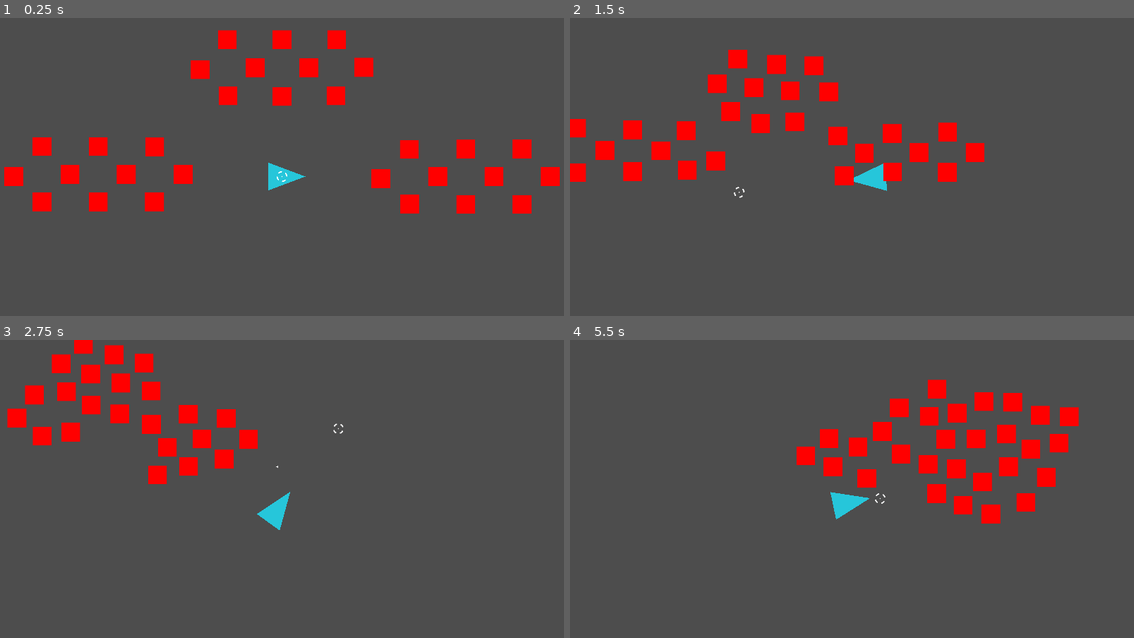
Above: before the commit, frames 1-4 (two rows, left to right).
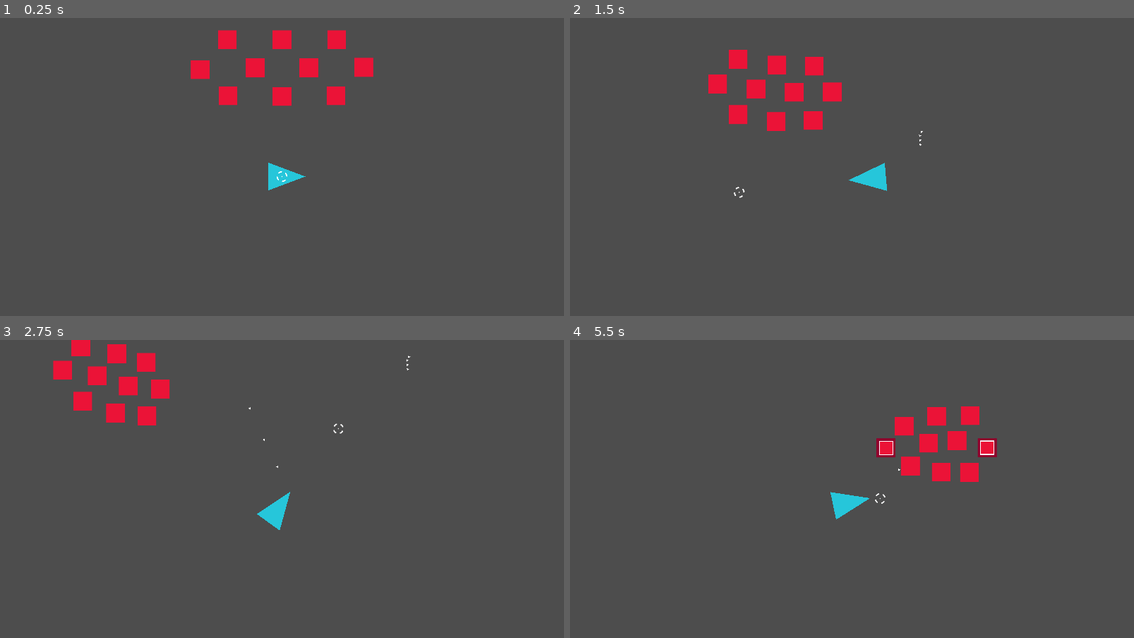
Above: after the commit, the same moments.

Repository: LordChildConsumer/MiniHordeShooter
Game: Godot game, scene res://main.tscn
Two runs of this game, one before a commit and one after it. Both use one fixed random seed, a clock stepped at 60 frames per second and the inputs below. The engine's default icon, where the game draws it, is replaced by a stand-in: a white triangle on a blue panel in a dark square.
Inputs (mouse positions are in pixels of both pictures, inside the frame that each line leads up to):
- Up to frame 1 (0.25 s): no input
- Up to frame 2 (1.5 s): move the mouse to (976, 161) at 0.52 s; press the mouse at (976, 161) at 0.53 s; hold D (move_right) 0.53-1.28 s; move the mouse to (739, 193) at 1.27 s; release the mouse at (739, 193) at 1.28 s; hold S (move_down) from 1.28 s (still down); click (739, 193) at 1.35 s
- Up to frame 3 (2.75 s): move the mouse to (338, 429) at 2.02 s; release S (move_down) at 2.03 s; press the mouse at (338, 429) at 2.03 s; hold D (move_right) from 2.03 s (still down)
- Up to frame 4 (5.5 s): move the mouse to (823, 560) at 2.77 s; release D (move_right) at 2.78 s; release the mouse at (823, 560) at 2.78 s; hold W (move_up) 2.78-3.53 s; click (823, 560) at 2.85 s; move the mouse to (1021, 545) at 3.52 s; press the mouse at (1021, 545) at 3.53 s; hold A (move_left) 3.53-5.03 s; move the mouse to (682, 450) at 4.27 s; release the mouse at (682, 450) at 4.28 s; click (682, 450) at 4.35 s; move the mouse to (880, 497) at 5.02 s; press the mouse at (880, 497) at 5.03 s; hold S (move_down) from 5.03 s (still down)

The runs differ from the first frame. In frame 1, 6.4% of the frame differs, in the area x 0-100%, y 4-66%; in frame 2, 6.6%; in frame 3, 5.7%; in frame 4, 7.7%, in the area x 40-91%, y 13-62%.

Commit message:
Grunt health shader

Diff:
--- a/enemy/grunt.tscn
+++ b/enemy/grunt.tscn
@@ -1,12 +1,44 @@
-[gd_scene load_steps=7 format=3 uid="uid://ekoiptpmfgic"]
+[gd_scene load_steps=10 format=3 uid="uid://ekoiptpmfgic"]
 
 [ext_resource type="PackedScene" uid="uid://buw2e4iufgd6b" path="res://enemy/base/enemy.tscn" id="1_teq23"]
+[ext_resource type="Material" uid="uid://c3wjdvchc6q7e" path="res://shaders/enemy/grunt/grunt_health_shader.tres" id="2_7fp8q"]
+[ext_resource type="Script" path="res://enemy/grunt_polygon.gd" id="3_v6vo6"]
+
+[sub_resource type="PlaceholderTexture2D" id="PlaceholderTexture2D_4r1f1"]
+size = Vector2(64, 64)
 
 [sub_resource type="RectangleShape2D" id="RectangleShape2D_nvqnh"]
 size = Vector2(64, 64)
 
 [sub_resource type="CircleShape2D" id="CircleShape2D_apq5i"]
 radius = 32.0
+
+[sub_resource type="Animation" id="Animation_qkea6"]
+length = 0.001
+tracks/0/type = "value"
+tracks/0/imported = false
+tracks/0/enabled = true
+tracks/0/path = NodePath("Sprite:rotation")
+tracks/0/interp = 1
+tracks/0/loop_wrap = true
+tracks/0/keys = {
+"times": PackedFloat32Array(0),
+"transitions": PackedFloat32Array(1),
+"update": 0,
+"values": [0.0]
+}
+tracks/1/type = "value"
+tracks/1/imported = false
+tracks/1/enabled = true
+tracks/1/path = NodePath("Hitbox:rotation")
+tracks/1/interp = 1
+tracks/1/loop_wrap = true
+tracks/1/keys = {
+"times": PackedFloat32Array(0),
+"transitions": PackedFloat32Array(1),
+"update": 0,
+"values": [0.0]
+}
 
 [sub_resource type="Animation" id="Animation_deu46"]
 resource_name = "auto"
@@ -37,33 +69,6 @@
 "values": [0.0, 6.28319]
 }
 
-[sub_resource type="Animation" id="Animation_qkea6"]
-length = 0.001
-tracks/0/type = "value"
-tracks/0/imported = false
-tracks/0/enabled = true
-tracks/0/path = NodePath("Sprite:rotation")
-tracks/0/interp = 1
-tracks/0/loop_wrap = true
-tracks/0/keys = {
-"times": PackedFloat32Array(0),
-"transitions": PackedFloat32Array(1),
-"update": 0,
-"values": [0.0]
-}
-tracks/1/type = "value"
-tracks/1/imported = false
-tracks/1/enabled = true
-tracks/1/path = NodePath("Hitbox:rotation")
-tracks/1/interp = 1
-tracks/1/loop_wrap = true
-tracks/1/keys = {
-"times": PackedFloat32Array(0),
-"transitions": PackedFloat32Array(1),
-"update": 0,
-"values": [0.0]
-}
-
 [sub_resource type="AnimationLibrary" id="AnimationLibrary_w7pbo"]
 _data = {
 "RESET": SubResource("Animation_qkea6"),
@@ -74,15 +79,21 @@
 collision_layer = 8
 collision_mask = 9
 
-[node name="Polygon2D" type="Polygon2D" parent="Sprite" index="0"]
+[node name="GruntPolygon" type="Polygon2D" parent="Sprite" index="0" node_paths=PackedStringArray("health_component")]
+material = ExtResource("2_7fp8q")
 color = Color(1, 0, 0, 1)
+texture = SubResource("PlaceholderTexture2D_4r1f1")
 polygon = PackedVector2Array(-32, -32, -32, 32, 32, 32, 32, -32)
+uv = PackedVector2Array(0, 0, 0, 64, 64, 64, 64, 0)
+script = ExtResource("3_v6vo6")
+health_component = NodePath("../../Health")
 
 [node name="Health" parent="." index="1"]
-max_health = 20
-health = 20
+max_health = 30
+health = 30
 
 [node name="Hitbox" parent="." index="2" node_paths=PackedStringArray("health")]
+visible = false
 collision_layer = 16
 collision_mask = 16
 health = NodePath("../Health")
@@ -91,6 +102,7 @@
 shape = SubResource("RectangleShape2D_nvqnh")
 
 [node name="PhysCollider" type="CollisionShape2D" parent="." index="5"]
+visible = false
 shape = SubResource("CircleShape2D_apq5i")
 
 [node name="Spin" type="AnimationPlayer" parent="." index="6"]
--- /dev/null
+++ b/enemy/grunt_polygon.gd
@@ -0,0 +1,29 @@
+class_name GruntPolygon extends Polygon2D;
+
+## Updates any shader(s) on the player's polygon. Currently only use for health.
+
+## The [Health] component to receive signal(s) from.
+@export var health_component: Health;
+
+## Stores a reference to the polygon's [ShaderMaterial] so [param pct] can be updated.
+var shader: ShaderMaterial;
+
+
+func _ready() -> void:
+	# Gets a reference to the 'pct' uniform in the health shader.
+	var m: ShaderMaterial = material as ShaderMaterial;
+	if m: shader = m;
+
+	# Push an error if there is no health component given.
+	if !health_component:
+		push_error("No Health Component given @ '%s'." % get_path);
+		return;
+
+	health_component.health_changed.connect(_on_health_component_health_changed);
+
+
+## Updates the [param pct] of the health shader.
+func _on_health_component_health_changed(new_health: int) -> void:
+	# Maps current health between 0.0 and 1.0 since that's what 'pct' expects.
+	var pct := inverse_lerp(0.0, health_component.max_health, new_health);
+	shader.set_shader_parameter("pct", pct);
--- a/main.tscn
+++ b/main.tscn
@@ -47,69 +47,3 @@
 
 [node name="Grunt10" parent="Enemies" instance=ExtResource("4_ulolh")]
 position = Vector2(192, -96)
-
-[node name="Enemies2" type="Node2D" parent="."]
-position = Vector2(-640, -8)
-
-[node name="Grunt" parent="Enemies2" instance=ExtResource("4_ulolh")]
-position = Vector2(0, 96)
-
-[node name="Grunt2" parent="Enemies2" instance=ExtResource("4_ulolh")]
-position = Vector2(-96, 0)
-
-[node name="Grunt3" parent="Enemies2" instance=ExtResource("4_ulolh")]
-position = Vector2(-192, 96)
-
-[node name="Grunt4" parent="Enemies2" instance=ExtResource("4_ulolh")]
-position = Vector2(-288, 8)
-
-[node name="Grunt5" parent="Enemies2" instance=ExtResource("4_ulolh")]
-position = Vector2(96, 0)
-
-[node name="Grunt6" parent="Enemies2" instance=ExtResource("4_ulolh")]
-position = Vector2(192, 96)
-
-[node name="Grunt7" parent="Enemies2" instance=ExtResource("4_ulolh")]
-position = Vector2(288, 0)
-
-[node name="Grunt8" parent="Enemies2" instance=ExtResource("4_ulolh")]
-position = Vector2(0, -96)
-
-[node name="Grunt9" parent="Enemies2" instance=ExtResource("4_ulolh")]
-position = Vector2(-192, -96)
-
-[node name="Grunt10" parent="Enemies2" instance=ExtResource("4_ulolh")]
-position = Vector2(192, -96)
-
-[node name="Enemies3" type="Node2D" parent="."]
-position = Vector2(640, 0)
-
-[node name="Grunt" parent="Enemies3" instance=ExtResource("4_ulolh")]
-position = Vector2(0, 96)
-
-[node name="Grunt2" parent="Enemies3" instance=ExtResource("4_ulolh")]
-position = Vector2(-96, 0)
-
-[node name="Grunt3" parent="Enemies3" instance=ExtResource("4_ulolh")]
-position = Vector2(-192, 96)
-
-[node name="Grunt4" parent="Enemies3" instance=ExtResource("4_ulolh")]
-position = Vector2(-288, 8)
-
-[node name="Grunt5" parent="Enemies3" instance=ExtResource("4_ulolh")]
-position = Vector2(96, 0)
-
-[node name="Grunt6" parent="Enemies3" instance=ExtResource("4_ulolh")]
-position = Vector2(192, 96)
-
-[node name="Grunt7" parent="Enemies3" instance=ExtResource("4_ulolh")]
-position = Vector2(288, 0)
-
-[node name="Grunt8" parent="Enemies3" instance=ExtResource("4_ulolh")]
-position = Vector2(0, -96)
-
-[node name="Grunt9" parent="Enemies3" instance=ExtResource("4_ulolh")]
-position = Vector2(-192, -96)
-
-[node name="Grunt10" parent="Enemies3" instance=ExtResource("4_ulolh")]
-position = Vector2(192, -96)
--- a/player/player.tscn
+++ b/player/player.tscn
@@ -1,8 +1,8 @@
-[gd_scene load_steps=13 format=3 uid="uid://5ufingx2vmlv"]
+[gd_scene load_steps=12 format=3 uid="uid://5ufingx2vmlv"]
 
 [ext_resource type="Script" path="res://player/player.gd" id="1_decup"]
-[ext_resource type="Shader" path="res://shaders/player_health/player_health.gdshader" id="1_hami3"]
 [ext_resource type="Script" path="res://player/cursor.gd" id="3_mwmfc"]
+[ext_resource type="Material" uid="uid://d08g1w4slcs76" path="res://shaders/player_health/player_health_shader.tres" id="4_lfv5r"]
 [ext_resource type="Texture2D" uid="uid://cddf8wh6137s" path="res://ui/crosshairs/crosshair038.png" id="4_v4pjf"]
 [ext_resource type="Script" path="res://player/player_polygon.gd" id="5_05487"]
 [ext_resource type="Script" path="res://components/health.gd" id="5_ev15s"]
@@ -10,14 +10,6 @@
 [ext_resource type="Script" path="res://player/player_weapon.gd" id="8_fhjhf"]
 [ext_resource type="Script" path="res://attack/attack.gd" id="9_ocn7y"]
 [ext_resource type="PackedScene" uid="uid://cu3ltb3ua6k4w" path="res://projectile/friendly/BasicProj_P.tscn" id="10_5g6sa"]
-
-[sub_resource type="ShaderMaterial" id="ShaderMaterial_ihg4o"]
-shader = ExtResource("1_hami3")
-shader_parameter/pct = 1.0
-shader_parameter/bar_size = 0.025
-shader_parameter/over = Color(0.14902, 0.776471, 0.854902, 1)
-shader_parameter/under = Color(0.00392157, 0.341176, 0.607843, 1)
-shader_parameter/bar = Color(1, 1, 1, 1)
 
 [sub_resource type="PlaceholderTexture2D" id="PlaceholderTexture2D_jiba8"]
 size = Vector2(128, 96)
@@ -47,7 +39,7 @@
 polygon = PackedVector2Array(-48, -48, 80, 0, -48, 48)
 
 [node name="Polygon" type="Polygon2D" parent="." node_paths=PackedStringArray("health_component")]
-material = SubResource("ShaderMaterial_ihg4o")
+material = ExtResource("4_lfv5r")
 texture = SubResource("PlaceholderTexture2D_jiba8")
 polygon = PackedVector2Array(-48, -48, 80, 0, -48, 48)
 uv = PackedVector2Array(0, 0, 128, 0, 0, 0)
--- /dev/null
+++ b/shaders/enemy/grunt/grunt_health.gdshader
@@ -0,0 +1,43 @@
+shader_type canvas_item;
+
+uniform float pct: hint_range(0.0, 1.0, 0.01) = 0.5;
+uniform float bar_size: hint_range(0.0, 1.0, 0.001) = 0.15;
+uniform vec4 over: source_color = vec4(0.0, 1.0, 0.0, 1.0);
+uniform vec4 under: source_color = vec4(1.0, 0.0, 0.0, 1.0);
+uniform vec4 bar: source_color = vec4(1.0, 1.0, 1.0, 1.0);
+
+vec4 square(vec2 uv, float width, bool invert)
+{
+	uv = uv * 2.0 - 1.0;
+
+	vec2 abs_uv = abs(uv.xy);
+	float square = step(width, max(abs_uv.x, abs_uv.y));
+	if (invert) { square = 1.0 - square; }
+	return vec4(vec3(square), square);
+}
+
+vec4 square_stroke(vec2 uv, float width, float stroke_width, bool invert)
+{
+	uv = uv * 2.0 - 1.0;
+
+	vec2 abs_uv = abs(uv.xy);
+	float dist = max(abs_uv.x, abs_uv.y);
+	vec3 stroke = vec3( step(width, dist) - step(width + stroke_width, dist) );
+	if (invert) {  stroke = 1.0 - stroke;  }
+	return vec4(vec3(stroke), stroke.r);
+}
+
+vec4 overlay(vec4 base, vec4 blend){
+	vec4 limit = step(0.5, base);
+	return mix(2.0 * base * blend, 1.0 - 2.0 * (1.0 - base) * (1.0 - blend), limit);
+}
+
+
+
+void fragment() {
+	vec4 o = square(UV, pct, true) * over;
+	vec4 u = square(UV, pct, false) * under;
+	vec4 b = square_stroke(UV, pct, bar_size * pct, false) * bar;
+
+	COLOR = o + u + b;
+}
--- /dev/null
+++ b/shaders/enemy/grunt/grunt_health_shader.tres
@@ -0,0 +1,12 @@
+[gd_resource type="ShaderMaterial" load_steps=2 format=3 uid="uid://c3wjdvchc6q7e"]
+
+[ext_resource type="Shader" path="res://shaders/enemy/grunt/grunt_health.gdshader" id="1_sg2r0"]
+
+[resource]
+resource_local_to_scene = true
+shader = ExtResource("1_sg2r0")
+shader_parameter/pct = 1.0
+shader_parameter/bar_size = 0.15
+shader_parameter/over = Color(0.921569, 0.0745098, 0.215686, 1)
+shader_parameter/under = Color(0.568627, 0, 0.172549, 1)
+shader_parameter/bar = Color(1, 1, 1, 1)
--- /dev/null
+++ b/shaders/player_health/player_health_shader.tres
@@ -0,0 +1,11 @@
+[gd_resource type="ShaderMaterial" load_steps=2 format=3 uid="uid://d08g1w4slcs76"]
+
+[ext_resource type="Shader" path="res://shaders/player_health/player_health.gdshader" id="1_xf3s3"]
+
+[resource]
+shader = ExtResource("1_xf3s3")
+shader_parameter/pct = 1.0
+shader_parameter/bar_size = 0.025
+shader_parameter/over = Color(0.14902, 0.776471, 0.854902, 1)
+shader_parameter/under = Color(0.00392157, 0.341176, 0.607843, 1)
+shader_parameter/bar = Color(1, 1, 1, 1)
